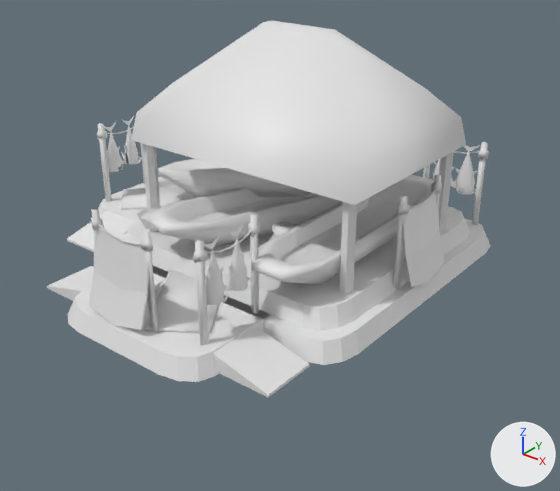
What one commit did to the COLLADA model art/meshes/structural/swcreek/dock.dae.
One viewpoint serves both versions: a camera (50 mm lens) standing at (18.1, -21.9, 14.0) and looking at (1.2, -0.8, 0.9). Arrows for +X, +Y and +Z are at lower right; the lights stay in place. The picture after the commit comes second. Where no turn or scale is listed for an object, it has been applied to the vertices. Vertices at exactly the same position are counted once.

Before the edit, the objects in view are built like this:
```python
me_esfera_134 = bpy.data.meshes.new('Esfera.134')
me_esfera_134.from_pydata(...)  # 2263 vertices, 2686 faces; spans x -8.8..6.9, y -8.6..7.1, z -0.6..9.0
me_esfera_134.materials.append(mat_textura_swift_creek_004)  # its picture is missing
ob_dock = bpy.data.objects.new('dock', me_esfera_134)
ob_dock.location = (0.0, 0.0, 0.0)
```
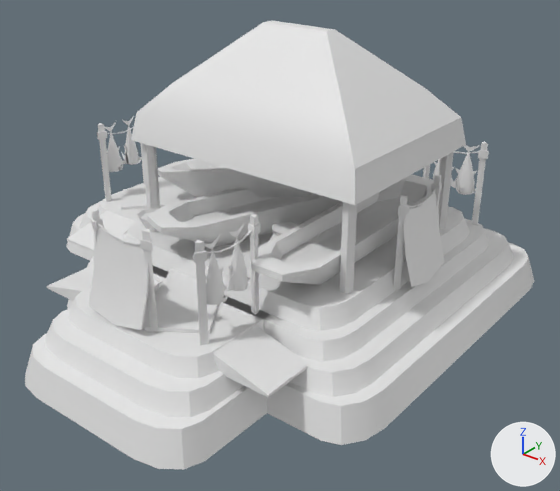
Where the newer file only moved an object's origin or applied its transform, the numbers keep the older frame.

What changed in the scene script:
```text
Change me_esfera_134:
    used by ob_dock; location = (0.0, 0.0, 0.0)
    remove me_esfera_134.from_pydata(...)  # 2263 vertices, 2686 faces; spans x -8.8..6.9, y -8.6..7.1, z -0.6..9.0
    add me_esfera_134.from_pydata(...)  # 2454 vertices, 2958 faces; spans x -10.6..8.5, y -10.5..8.6, z -1.8..9.0
    me_esfera_134 part 1: the loose piece of 32 vertices spanning x -2.6..4.1, y -8.6..3.4, z -0.1..0.6 is copied, and the copy is scaled about its middle by 1.11, then moved by (0.1, -0.3, -0.6); it spans x -2.9..4.7, y -9.6..3.8, z -0.8..0.0
    me_esfera_134 part 2: the loose piece of 32 vertices spanning x -5.1..6.9, y -5.2..7.0, z -0.1..0.6 is copied, and the copy is scaled about its middle by 1.11, then moved by (0.1, 0.1, -0.6); it spans x -5.6..7.8, y -5.8..7.8, z -0.8..0.0
    me_esfera_134 part 3: the loose piece of 32 vertices spanning x -8.8..3.2, y -2.4..4.3, z -0.1..0.6 is copied, and the copy is scaled about its middle by 1.11, then moved by (-0.3, 0.1, -0.6); it spans x -9.8..3.6, y -2.7..4.9, z -0.8..0.0
    me_esfera_134 part 4: the loose piece of 32 vertices spanning x -2.6..4.1, y -8.6..3.4, z -0.1..0.6 is copied, and the copy is scaled about its middle by (1.22, 1.22, 1.68), then moved by (0.2, -0.5, -1.5); it spans x -3.1..5.1, y -10.5..4.2, z -1.8..-0.7
    me_esfera_134 part 5: the loose piece of 32 vertices spanning x -5.1..6.9, y -5.2..7.0, z -0.1..0.6 is copied, and the copy is scaled about its middle by (1.22, 1.22, 1.68), then moved by (0.3, 0.3, -1.5); it spans x -6.1..8.5, y -6.3..8.6, z -1.8..-0.7
    me_esfera_134 part 6: the loose piece of 32 vertices spanning x -8.8..3.2, y -2.4..4.3, z -0.1..0.6 is copied, and the copy is scaled about its middle by (1.22, 1.22, 1.68), then moved by (-0.5, 0.3, -1.5); it spans x -10.6..4.0, y -2.9..5.3, z -1.8..-0.7
    other edits to the shape of me_esfera_134 do not show in these pictures
```

Changed parts and their boxes (x1, y1, x2, y2) in the pictures (560 x 491 px):
'dock', reshaped (15% wider, 19% taller)
    before: (47, 21, 491, 397)
    after: (25, 21, 534, 470)
part 1 of me_esfera_134, added
    after: (45, 308, 244, 417)
part 2 of me_esfera_134, added
    after: (87, 228, 514, 397)
part 3 of me_esfera_134, added (mostly hidden)
    after: (79, 201, 102, 229)
part 4 of me_esfera_134, added
    after: (25, 334, 267, 470)
part 5 of me_esfera_134, added
    after: (67, 242, 534, 445)
part 6 of me_esfera_134, added
    after: (66, 213, 94, 260)
